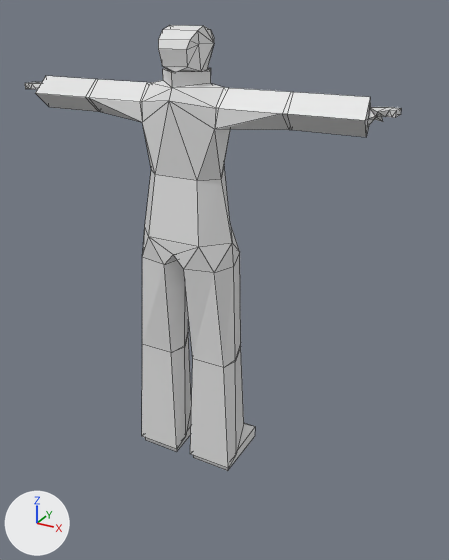
The Blender file Assets/Models/DemoRider_V1.blend: old version first, new version second.
The view is the same before and after, from a 50 mm lens placed at (1.21, -1.96, 1.79), pointed at (0.11, 0.03, 0.8). Arrows for +X, +Y and +Z are at lower left; the lights stay in place. Mesh edges are drawn as thin lines.
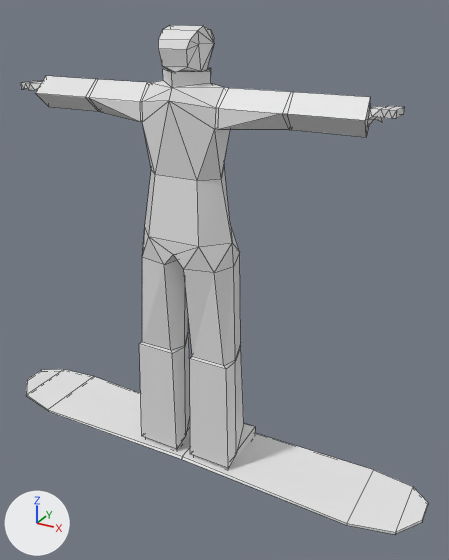
Boxes (x1, y1, x2, y2) around the edits, measured in the pictures (449 x 560 px; the box of a moved part takes in the faces that stretch with it):
'Cube', reshaped: before (25, 25, 401, 471); after (21, 25, 404, 469)
'Snowboard', added: after (26, 369, 428, 535)
part 1 of me_cube, moved or reshaped: before (142, 257, 236, 468); after (139, 257, 236, 468)
part 2 of me_cube, moved or reshaped: before (25, 82, 401, 130); after (21, 81, 404, 130)

Edits to the bpy script that builds the scene:
```text
Change me_cube:
    used by ob_cube; location = (0.0, 0.0, 0.0)
    remove me_cube.from_pydata(...)  # 208 vertices, 300 faces; spans x -0.74..0.74, y -0.16..0.16, z 0.0..1.73
    add me_cube.from_pydata(...)  # 218 vertices, 304 faces; spans x -0.75..0.75, y -0.16..0.16, z 0.0..1.73
    me_cube part 1
    10 faces are deleted
    4 vertices in x -0.2..0.2, y -0.12, z 0.5 move by (0.0, 0.0, 0.01)
    4 vertices are added at (0.21, -0.13, 0.5), (0.04, -0.13, 0.5), (-0.04, -0.13, 0.5), (-0.21, -0.13, 0.5)
    12 new faces join them
    me_cube part 2
    22 faces are deleted
    4 vertices in x -0.72..0.72, y -0.01, z 1.51 move by (0.0, 0.01, 0.01)
    4 vertices in x -0.66..0.74, y -0.01, z 1.47..1.49 move by (0.01, 0.01, 0.0)
    4 vertices in x -0.71..0.71, y -0.01, z 1.49 move by (0.0, 0.01, 0.0)
    4 vertices in x -0.71..0.71, y -0.07, z 1.49 move by (0.0, -0.01, 0.0)
    3 vertices in x -0.72..0.72, y -0.07, z 1.51 move by (0.0, -0.01, 0.01)
    3 vertices in x -0.74..0.66, y -0.01, z 1.48..1.49 move by (-0.01, 0.01, 0.0)
    11 vertices move from x -0.74..0.74, y -0.12..0.02, z 1.46..1.51 to x -0.75..0.75, y -0.08..0.05, z 1.46..1.52
    6 vertices are added at (0.4, 0.02, 1.48), (0.16, 0.02, 1.43), (0.16, -0.1, 1.41), (-0.4, 0.02, 1.48), (-0.16, 0.02, 1.43), (-0.16, -0.1, 1.41)
    24 new faces join them
Add me_plane:
    me_plane.from_pydata(...)  # 28 vertices, 26 faces; spans x -1.0..1.0, y -0.17..0.17, z 0.0..0.04
Add ob_snowboard:
    ob_snowboard = bpy.data.objects.new('Snowboard', me_plane)
    ob_snowboard.location = (0.0, 0.0, 0.0)
```
